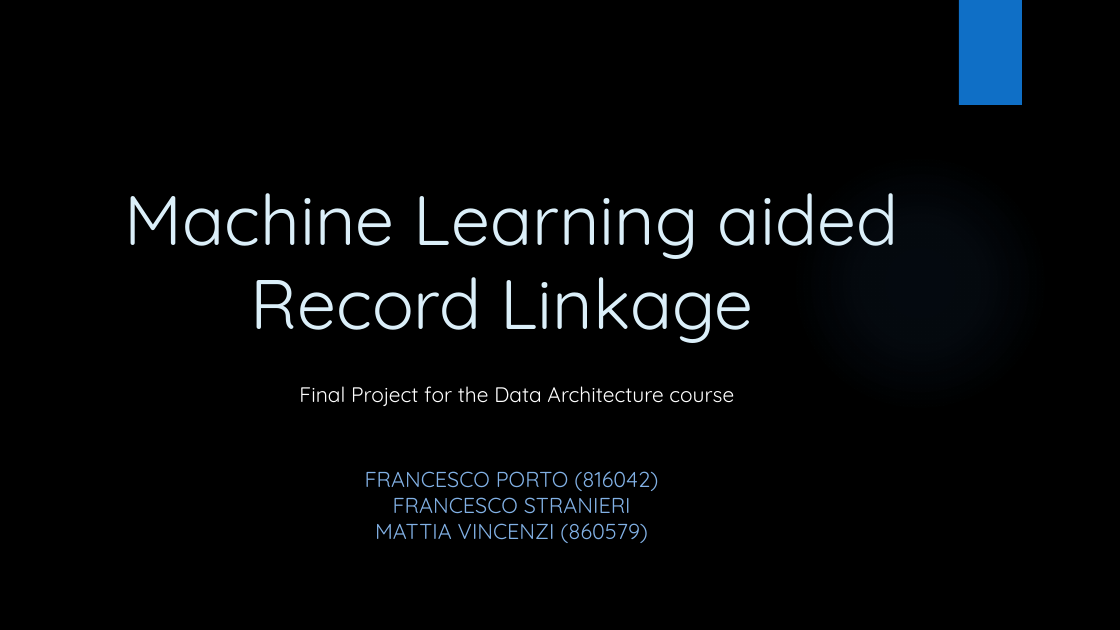
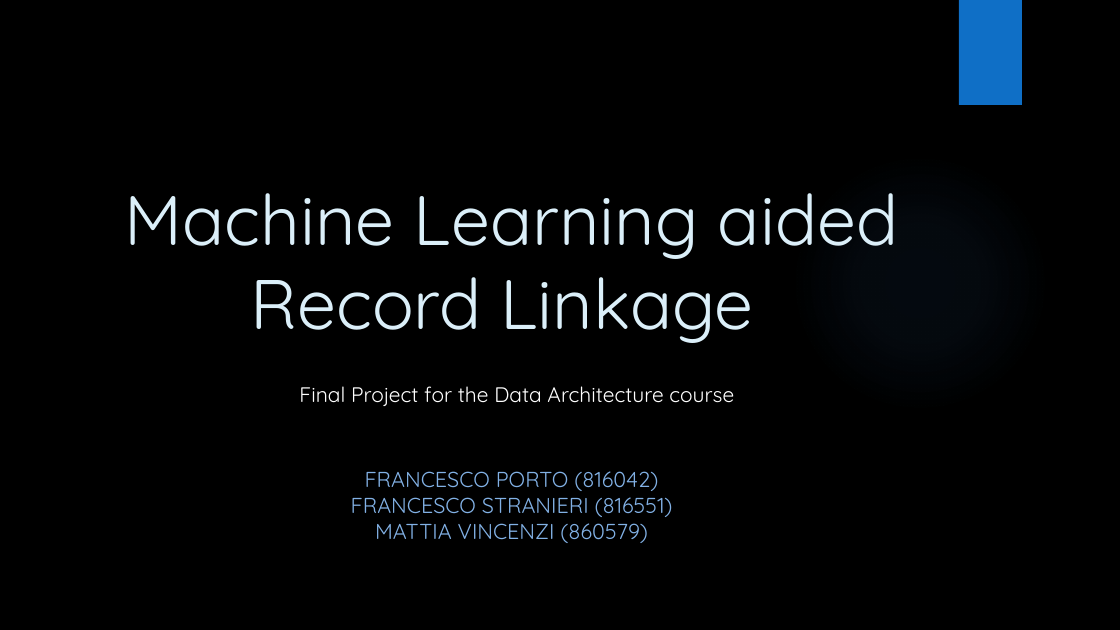
Before and after one commit to frenkowski/ML_aided_RecordLinkage, a slide deck: slide 1 of slides/Machine Learning aided Record Linkage.pptx. Drawn at 1120x630 pixels with LibreOffice and Linux fonts; fonts in the diff are those of the drawing; background and template pictures are left out. Boxes give left, top, right and bottom in pixels: in the first picture for what was removed or moved away, otherwise in the second. Text is boxed around its words. In the diff, an @@ line names an element or a change of style, - is before the commit and + after.

```diff
--- a/slides/Machine Learning aided Record Linkage.pptx
+++ b/slides/Machine Learning aided Record Linkage.pptx
@@ subtitle at (x1=351, y1=471, x2=673, y2=543): text changed @@
-FRANCESCO PORTO (816042)
-FRANCESCO STRANIERI
-MATTIA VINCENZI (860579)
+FRANCESCO PORTO (816042)
+FRANCESCO STRANIERI (816551)
+MATTIA VINCENZI (860579)
```
Also in this commit, not shown: 5 other slides changed, 24 slides added, 3 other files.
